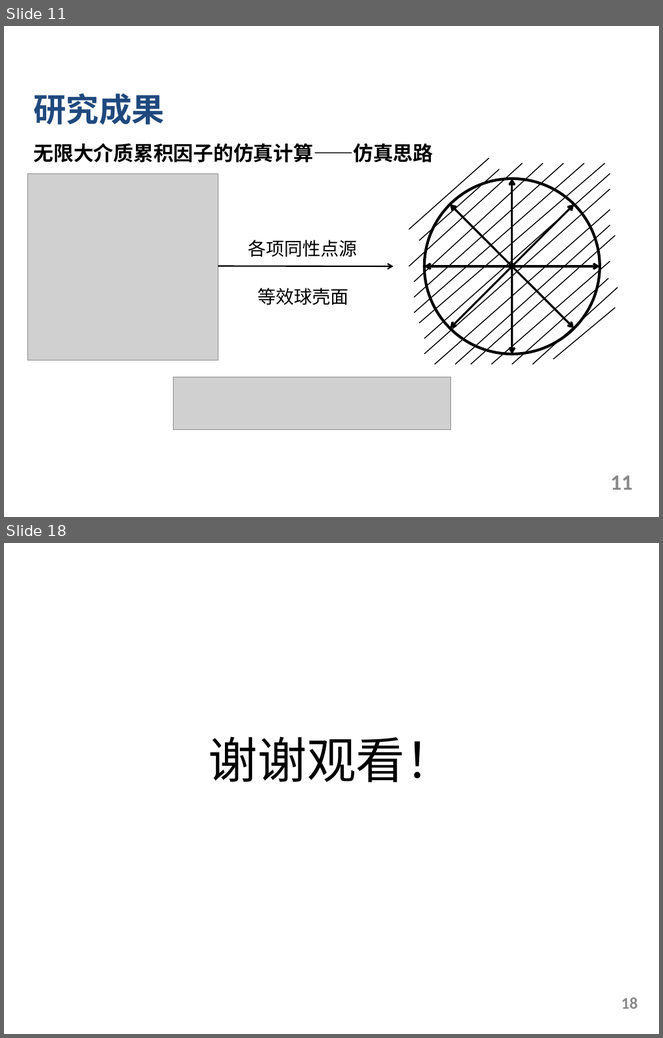
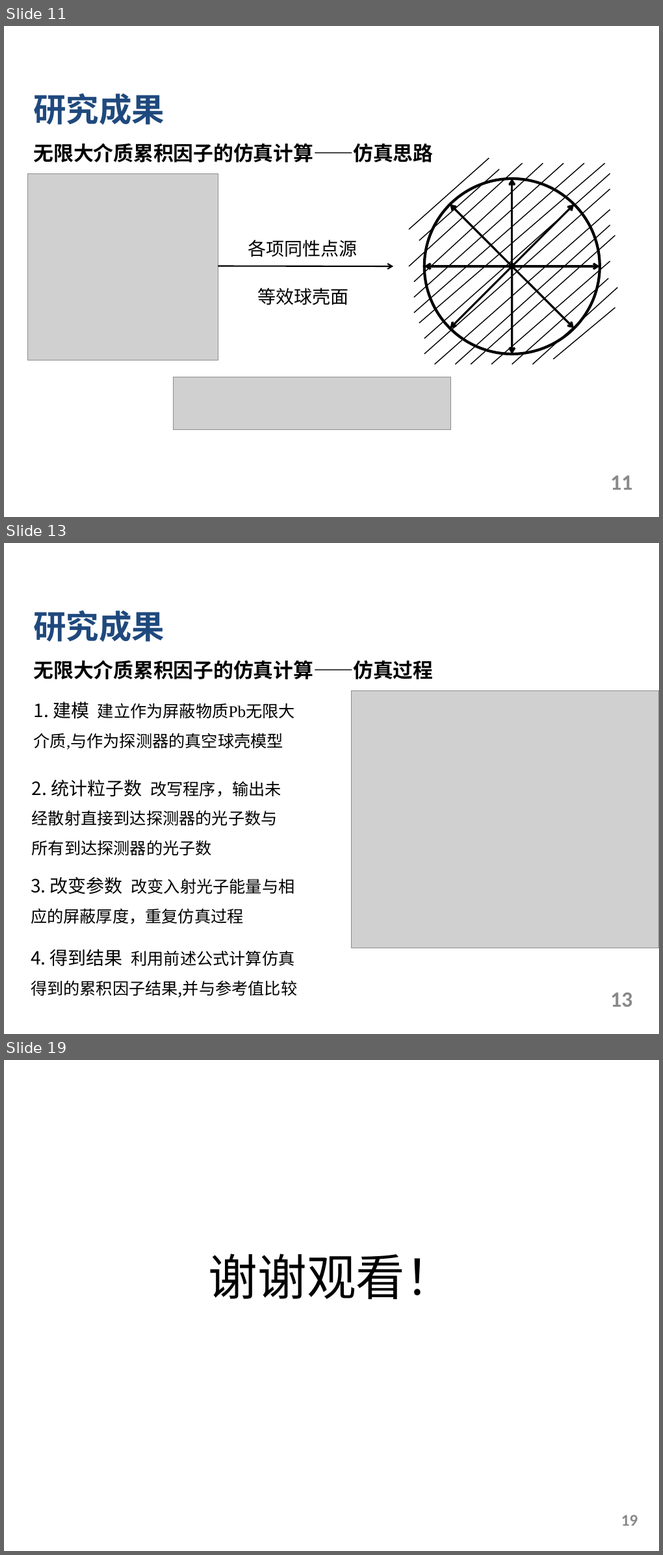
Before and after one commit to Apricot1024/GraduationProject, a slide deck: 2.中期/中期.pptx. Shown one above the other, each under a label of ours: slides 11 and 18 before the commit, slides 11, 13 and 19 after it; the slides between them are not shown. The pictures are 663x1038 and 663x1555 pixels, drawn with LibreOffice and Linux fonts; fonts in the diff are those of the drawing; grey boxes stand for pictures; background and template pictures are left out. Boxes give left, top, right and bottom in pixels: in the first picture for what was removed or moved away, otherwise in the second. Text is boxed around its words. In the diff, an @@ line names an element or a change of style, - is before the commit and + after.

```diff
--- a/2.中期/中期.pptx
+++ b/2.中期/中期.pptx
@@ slide 13 added at <box>4,543,659,1034</box>, background picture (left out) @@
@@ text added at <box>34,610,165,642</box>, 36 pt, text #1F497D, bold @@
+研究成果
@@ text added at <box>34,660,434,679</box>, 22 pt, text #000000, bold @@
+无限大介质累积因子的仿真计算——仿真过程
@@ picture added at <box>351,691,659,948</box> @@
@@ text added at <box>34,702,295,750</box>, 18 pt, text #000000 @@
+1. 建模 建立作为屏蔽物质Pb无限大介质,与作为探测器的真空球壳模型
@@ text added at <box>32,780,282,856</box>, 18 pt, text #000000 @@
+2. 统计粒子数 改写程序，输出未经散射直接到达探测器的光子数与所有到达探测器的光子数
@@ text added at <box>31,877,295,925</box>, 18 pt, text #000000 @@
+3. 改变参数 改变入射光子能量与相应的屏蔽厚度，重复仿真过程
@@ text added at <box>31,949,297,998</box>, 18 pt, text #000000 @@
+4. 得到结果 利用前述公式计算仿真得到的累积因子结果,并与参考值比较
@@ page number added at <box>610,993,633,1007</box>, 24 pt, text #898989, bold @@
+13
@@ what was slide 18 is now slide 19 @@
@@ page number at <box>622,1515,638,1526</box>: text changed @@
-18
+19
```
Also in this commit, not shown: 12 slides changed, 16 other files.
